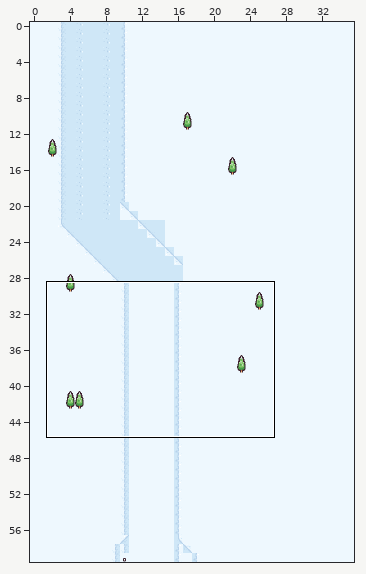
Tiled map, stored at game_components/map_pieces/map_0.tmx. The picture above shows the old version from afar; the outline marks the close-up.
Close-up. Old version:
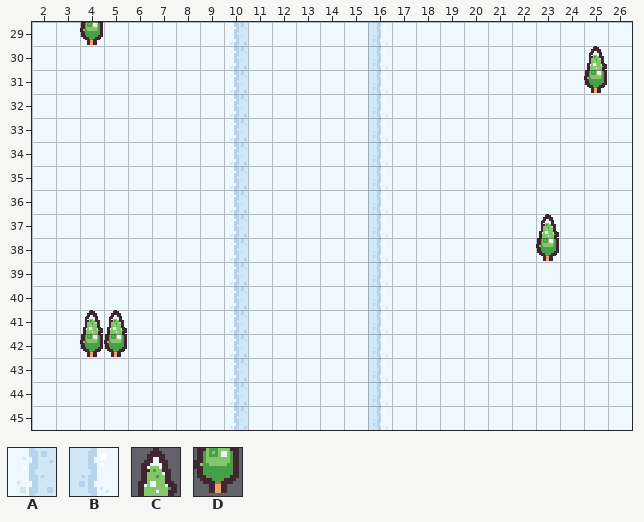
Cells are 16x16 px. Shown: x 2..26, y 29..45. The commit also changed other parts of the map, which this record leaves out.
Key: from "FrostyFall": A 1, B 4, C 6, D 18.
_ is an empty cell.
Layers that did not change in this view are not listed.
Layer "Lanes" before, first column x 2:
29 __D_____A_____B__________
30 ________A_____B________C_
31 ________A_____B________D_
32 ________A_____B__________
33 ________A_____B__________
34 ________A_____B__________
35 ________A_____B__________
36 ________A_____B__________
37 ________A_____B______C___
38 ________A_____B______D___
39 ________A_____B__________
40 ________A_____B__________
41 __CC____A_____B__________
42 __DD____A_____B__________
43 ________A_____B__________
44 ________A_____B__________
45 ________A_____B__________
After the commit:
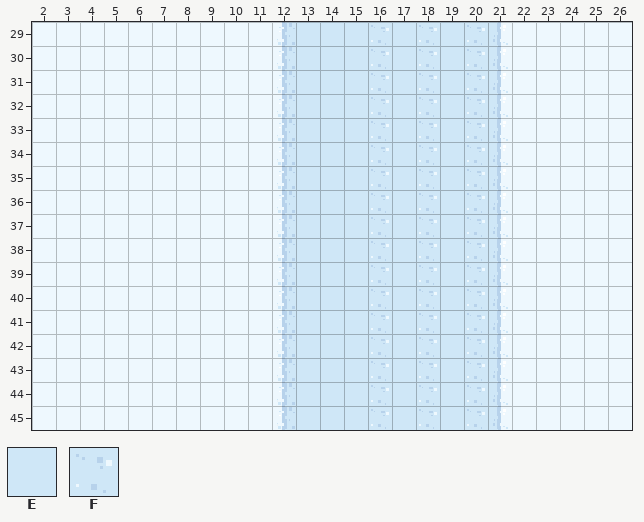
Further tiles: from "FrostyFall": E 2, F 3.
The edit:
Changed rows in their new state; . is an unchanged cell.
Layer "Lanes":
first column x 4:
29 _....._.AEEEFEFEFB....
30 ......_.AEEEFEFEFB..._
31 ......_.AEEEFEFEFB..._
32 ......_.AEEEFEFEFB....
33 ......_.AEEEFEFEFB....
34 ......_.AEEEFEFEFB....
35 ......_.AEEEFEFEFB....
36 ......_.AEEEFEFEFB....
37 ......_.AEEEFEFEFB._..
38 ......_.AEEEFEFEFB._..
39 ......_.AEEEFEFEFB....
40 ......_.AEEEFEFEFB....
41 __...._.AEEEFEFEFB....
42 __...._.AEEEFEFEFB....
43 ......_.AEEEFEFEFB....
44 ......_.AEEEFEFEFB....
45 ......_.AEEEFEFEFB....
Pixel boxes of the changes (left, top, right, bottom) in both close-ups:
removed: (80, 22, 103, 45)
removed: (229, 22, 248, 430)
changed: (277, 22, 508, 430)
removed: (584, 46, 607, 93)
removed: (536, 214, 559, 261)
removed: (80, 310, 127, 357)
